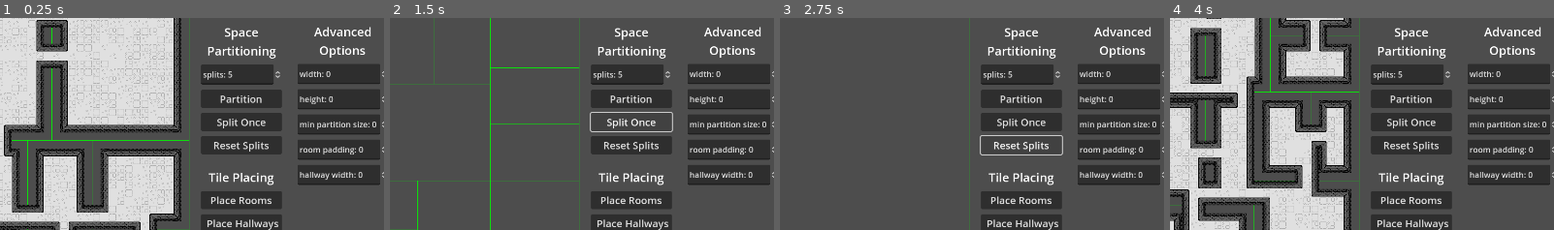
Above: before the commit, frames 1-4 (left to right).
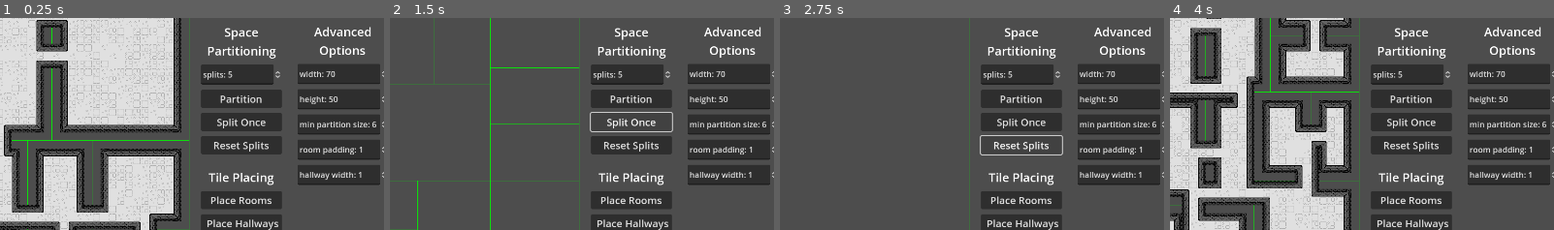
Above: after the commit, the same moments.

Repository: IanLum/Procedural-Dungeon-Generation
Game: Godot game, scene res://main.tscn
Same seed, same stepped clock (60 frames per second), same inputs: the game is played once before the commit and once after it.
Inputs:
- Up to frame 1 (0.25 s): no input
- Up to frame 2 (1.5 s): click "Partition" at 0.5 s; click "Split Once" at 1.25 s
- Up to frame 3 (2.75 s): click "Reset Splits" at 2 s
- Up to frame 4 (4 s): click "Place Rooms" at 2.75 s; click "Build Full Dungeon" at 3.5 s
The pictures show only the part of the screen within x 49-99%, y 32-82%; the shares and areas given below are measured in that part.

The runs differ from the first frame. In frame 1, 0.2% of the frame differs, in the area x 84-98%, y 25-76%; in frame 2, 0.2%; in frame 3, 0.2%; in frame 4, 0.2%.

Commit message:
replace constants with spinbox values

Diff:
--- a/main.gd
+++ b/main.gd
@@ -2,24 +2,38 @@
 
 const TILE_SIZE := 16
 
-const DUNGEON_SIZE = {
+const STARTING_PARAMS = {
+	NUM_SPLITS = 5,
 	WIDTH = 70,
-	HEIGHT = 50
-}
-const PADDING := 1
-const MIN_PARTITION_SIZE := 6	# This translates to a min room size of 2,
+	HEIGHT = 50,
+	MIN_PARTITION_SIZE = 6, # This translates to a min room size of 2,
 								# two tiles of padding, two tiles of walls,
 								# then the last two tiles are the room
+	ROOM_PADDING = 1,
+	HALLWAY_WIDTH = 1,
+}
 
 @onready var tile_map = $TileMap
-@onready var splits_selector = $CanvasLayer/SpacePartitioning/NumSplits
+@onready var num_splits = $CanvasLayer/SpacePartitioning/NumSplits
+@onready var width = $CanvasLayer/Advanced/Width
+@onready var height = $CanvasLayer/Advanced/Height
+@onready var min_partition_size = $CanvasLayer/Advanced/MinPartitionSize
+@onready var room_padding = $CanvasLayer/Advanced/RoomPadding
+@onready var hallway_width = $CanvasLayer/Advanced/HallwayWidth
 
 var root: Branch
 
 func _ready():
+	num_splits.value = STARTING_PARAMS.NUM_SPLITS
+	width.value = STARTING_PARAMS.WIDTH
+	height.value = STARTING_PARAMS.HEIGHT
+	min_partition_size.value = STARTING_PARAMS.MIN_PARTITION_SIZE
+	room_padding.value = STARTING_PARAMS.ROOM_PADDING
+	hallway_width.value = STARTING_PARAMS.HALLWAY_WIDTH
+
 	root = Branch.new(
 		Vector2i(0, 0),
-		Vector2i(DUNGEON_SIZE.WIDTH, DUNGEON_SIZE.HEIGHT)
+		Vector2i(width.value, height.value)
 	)
 	full_generate()
 
@@ -37,7 +51,7 @@
 		)
 
 func full_generate():
-	root.split(splits_selector.value, MIN_PARTITION_SIZE)
+	root.split(num_splits.value, min_partition_size.value)
 	tile_map.clear()
 	place_room_tiles()
 	place_hallway_tiles()
@@ -49,10 +63,11 @@
 	)
 
 func place_room_tiles():
+	var padding = room_padding.value
 	for leaf in root.get_leaves():
 		var tiles: Array[Vector2i] = []
-		for x in range(PADDING, leaf.size.x - PADDING):
-			for y in range(PADDING, leaf.size.y - PADDING):
+		for x in range(padding, leaf.size.x - padding):
+			for y in range(padding, leaf.size.y - padding):
 				tiles.append(Vector2i(x + leaf.position.x, y + leaf.position.y))
 		place_terrain(tiles)
 
@@ -84,41 +99,34 @@
 ## --- SPACE PARTITIONING BUTTONS ---
 
 func _on_partition_pressed():
-	root.split(splits_selector.value, MIN_PARTITION_SIZE)
+	root.split(num_splits.value, min_partition_size.value)
 	tile_map.clear()
 	queue_redraw()
 
-
 func _on_split_once_pressed():
 	for leaf in root.get_leaves():
-		leaf.split(1, MIN_PARTITION_SIZE)
+		leaf.split(1, min_partition_size.value)
 	tile_map.clear()
 	queue_redraw()
-
 
 func _on_reset_splits_pressed():
 	root = Branch.new(
 		Vector2i(0, 0),
-		Vector2i(DUNGEON_SIZE.WIDTH, DUNGEON_SIZE.HEIGHT)
+		Vector2i(width.value, height.value)
 	)
 	tile_map.clear()
 	queue_redraw()
 
-
 ## --- TILE PLACING BUTTONS ---
-
 
 func _on_place_rooms_pressed():
 	place_room_tiles()
 
-
 func _on_place_hallways_pressed():
 	place_hallway_tiles()
-
 
 func _on_clear_tiles_pressed():
 	tile_map.clear()
 
-
 func _on_reroll_pressed():
 	full_generate()
